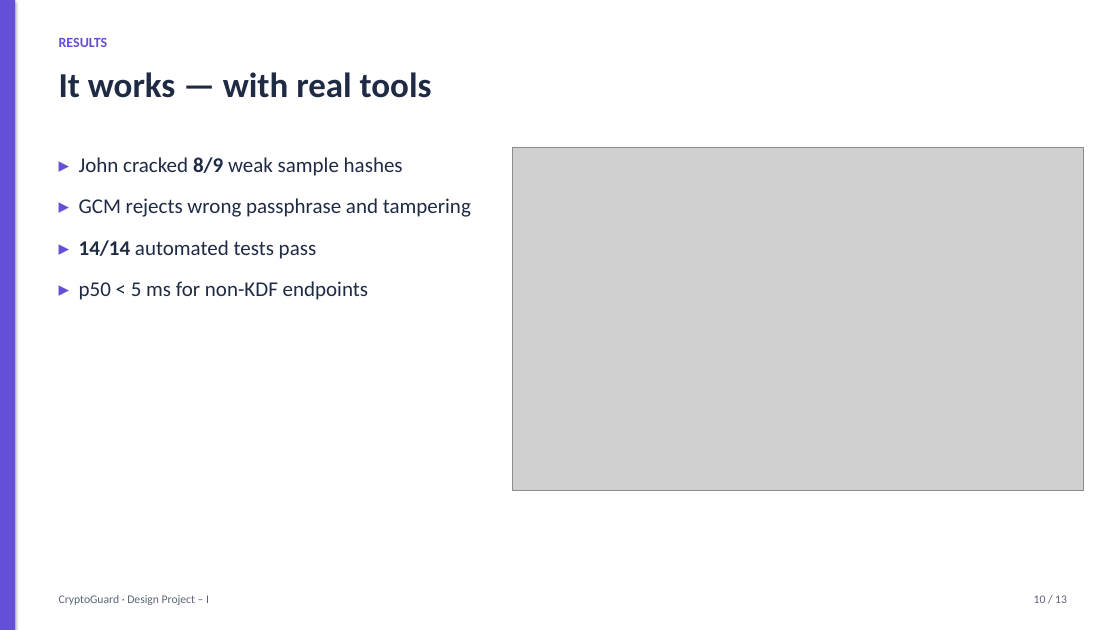
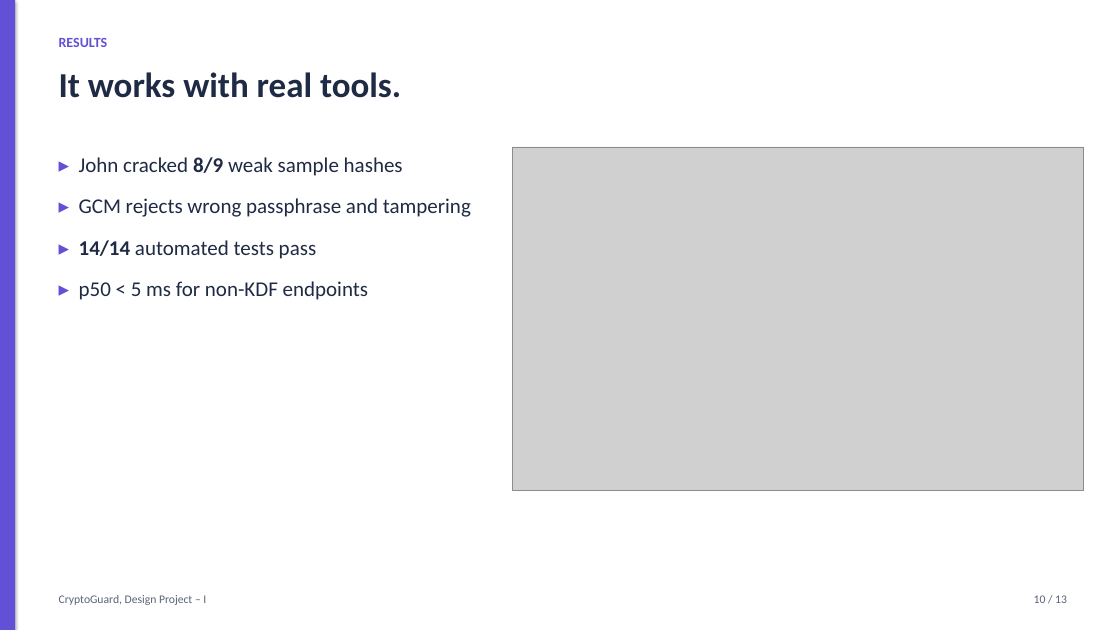
Before and after one commit to harshacreate/CryptoGuard, a slide deck: slide 10 of report/CryptoGuard_Presentation.pptx. Drawn at 1120x630 pixels with LibreOffice and Linux fonts; fonts in the diff are those of the drawing; grey boxes stand for pictures. Boxes give left, top, right and bottom in pixels: in the first picture for what was removed or moved away, otherwise in the second. Text is boxed around its words. In the diff, an @@ line names an element or a change of style, - is before the commit and + after.

Commit message:
Clean CryptoGuard project text

```diff
--- a/report/CryptoGuard_Presentation.pptx
+++ b/report/CryptoGuard_Presentation.pptx
@@ text at (59, 72, 401, 98): text changed @@
-It works — with real tools
+It works with real tools.
@@ text at (59, 595, 206, 605): text changed @@
-CryptoGuard · Design Project – I
+CryptoGuard, Design Project – I
```
Also in this commit, not shown: 12 other slides changed, 11 other files.
